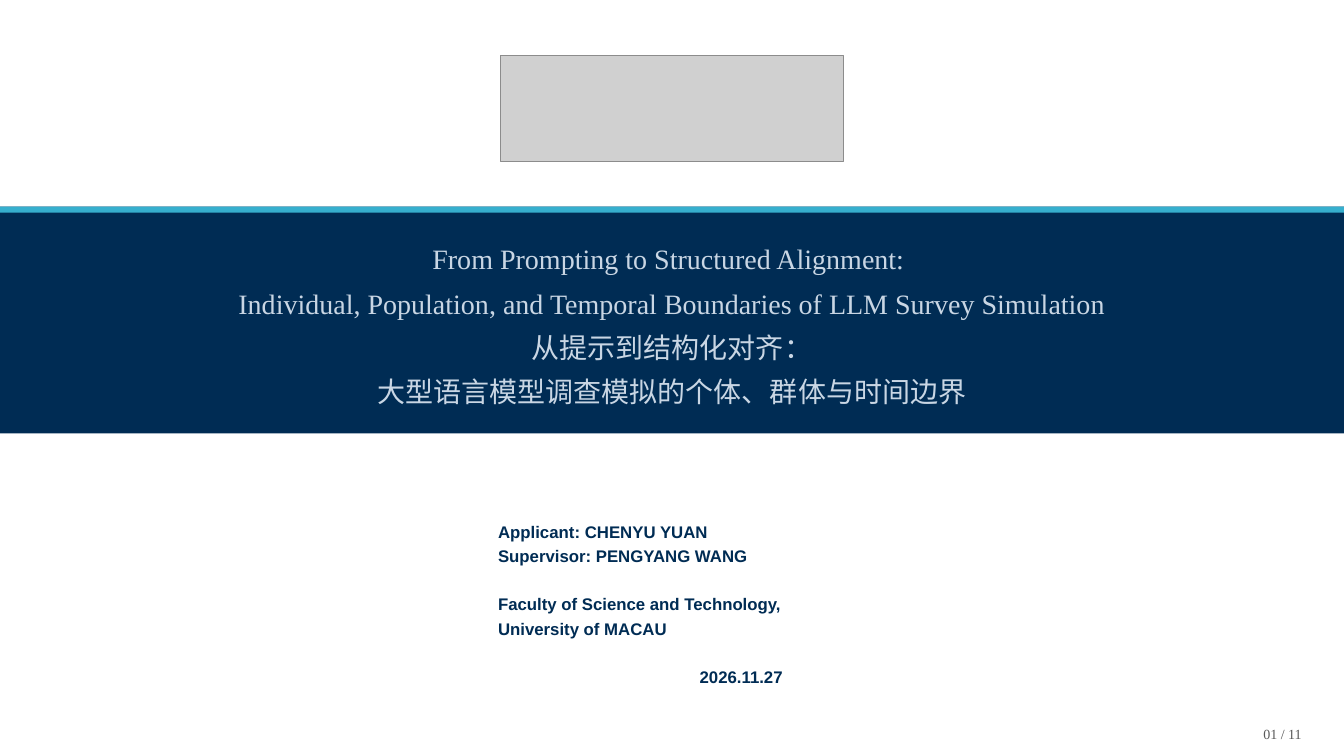
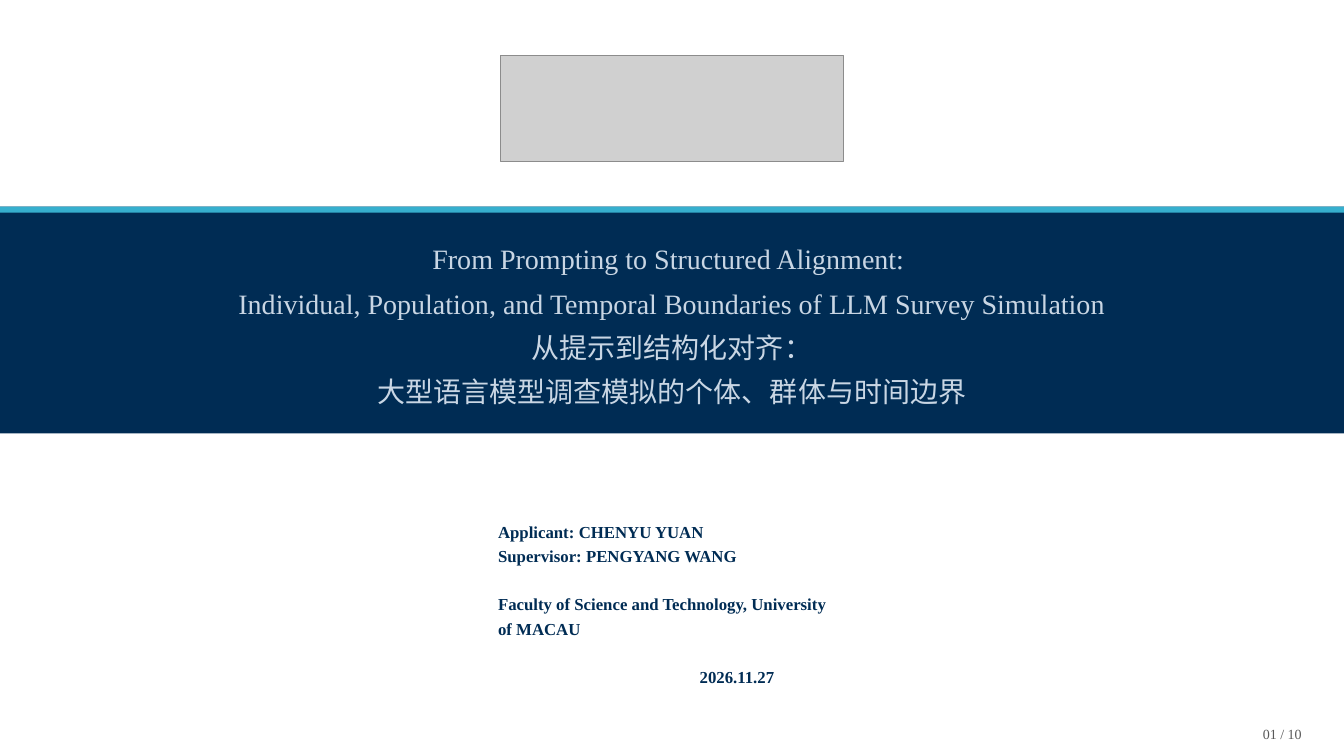
Before and after one commit to gyro-zpl/fas_pro, a slide deck: slide 1 of docs/04_论文稿件/导师阶段汇报_UMAC_2026-11-23.pptx. Drawn at 1344x756 pixels with LibreOffice and Linux fonts; fonts in the diff are those of the drawing; grey boxes stand for pictures. Boxes give left, top, right and bottom in pixels: in the first picture for what was removed or moved away, otherwise in the second. Text is boxed around its words. In the diff, an @@ line names an element or a change of style, - is before the commit and + after.

Commit message:
Unify the deck fonts: Times New Roman for Latin, 黑体 for CJK
Set both the Latin and East Asian typeface on every run in every slide, including
table cells (525 runs), so mixed Chinese/English lines pick 黑体 for the Chinese
characters and Times New Roman for the Latin ones. Renumber the footers after
the page count dropped to ten.

```diff
--- a/docs/04_论文稿件/导师阶段汇报_UMAC_2026-11-23.pptx
+++ b/docs/04_论文稿件/导师阶段汇报_UMAC_2026-11-23.pptx
@@ text "Applicant: CHENYU YUAN" at (x1=498, y1=526, x2=826, y2=683): font Arial to Times New Roman @@
@@ text at (x1=1263, y1=729, x2=1302, y2=739): text changed @@
-01 / 11
+01 / 10
```
Also in this commit, not shown: 9 other slides changed, 1 slide removed.
